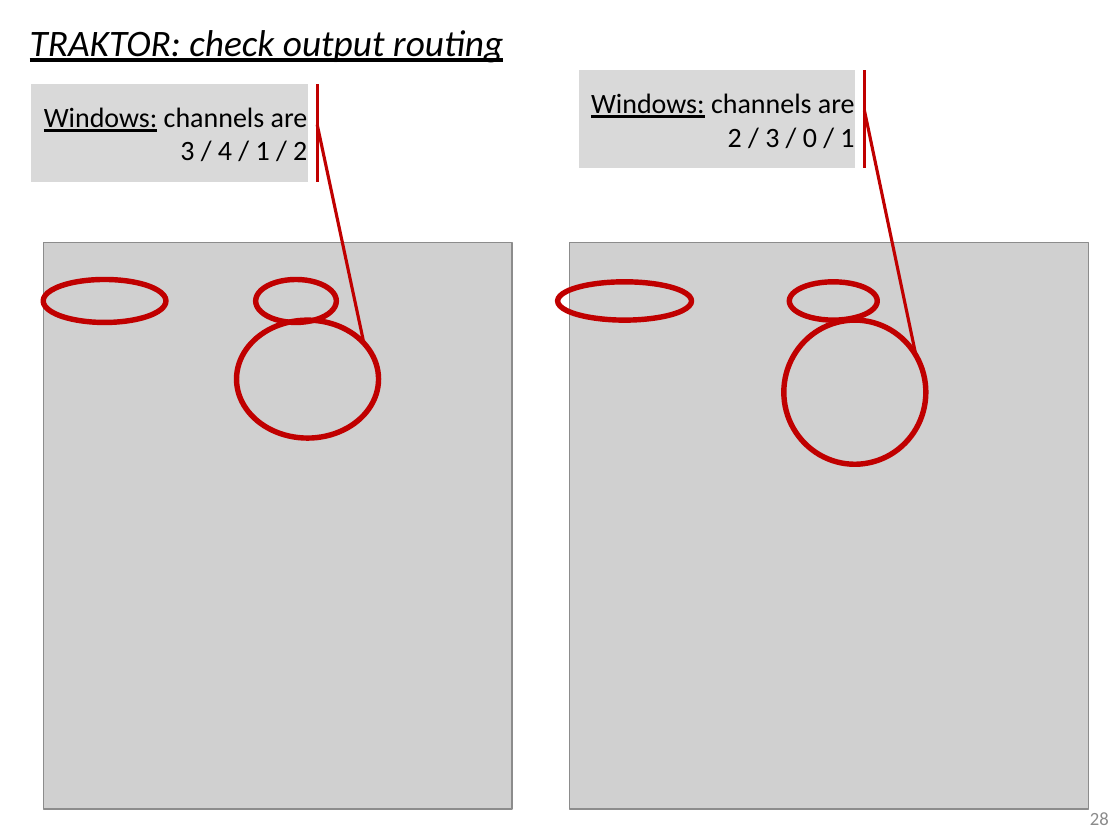
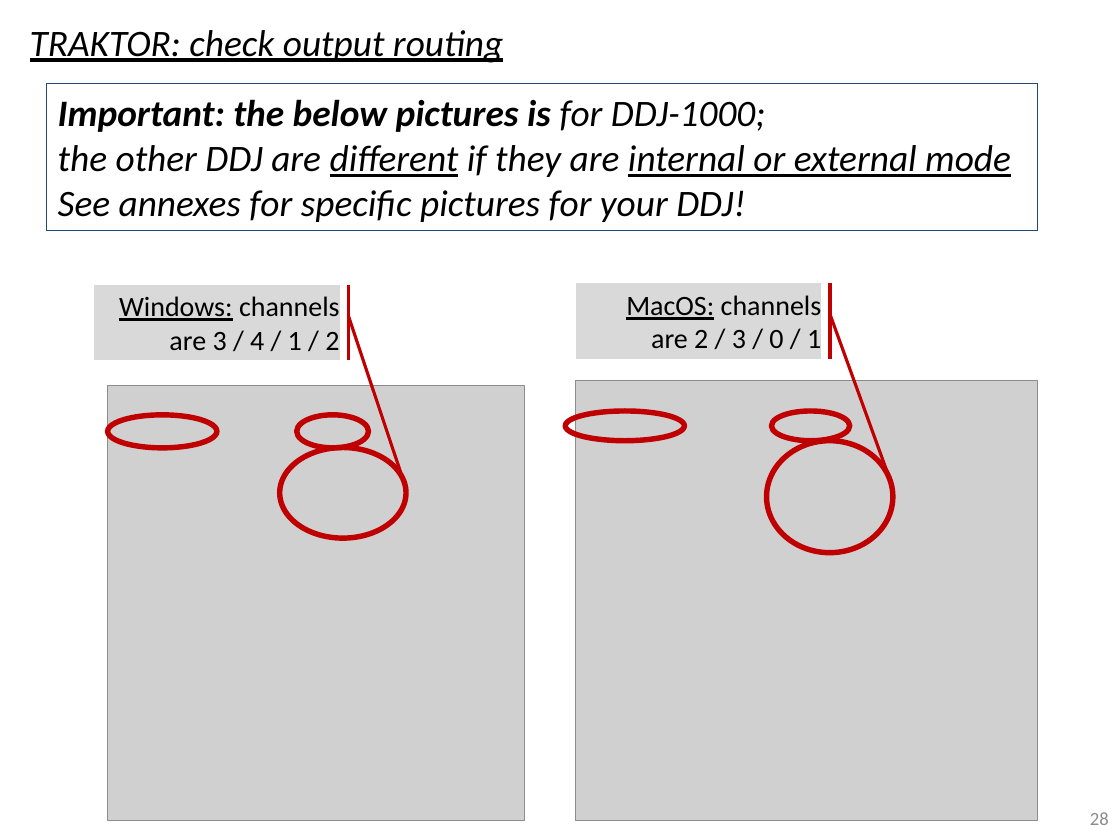
Before and after one commit to pestrela/music, a slide deck: slide 28 of traktor/mapping_ddj_1000/Support files/Source files/DDJ - BOME Installation Guide.pptx. Drawn at 1120x840 pixels with LibreOffice and Linux fonts; fonts in the diff are those of the drawing; grey boxes stand for pictures. Boxes give left, top, right and bottom in pixels: in the first picture for what was removed or moved away, otherwise in the second. Text is boxed around its words. In the diff, an @@ line names an element or a change of style, - is before the commit and + after.

```diff
--- a/traktor/mapping_ddj_1000/Support files/Source files/DDJ - BOME Installation Guide.pptx
+++ b/traktor/mapping_ddj_1000/Support files/Source files/DDJ - BOME Installation Guide.pptx
@@ rectangle added at [47,84,1038,231], outline #1F497D 0.75 pt, 24 pt, text #000000, italic @@
+Important: the below pictures is for DDJ-1000;
+the other DDJ are different if they are internal or external mode See annexes for specific pictures for your DDJ!
@@ accent callout "Windows: channels are 3 / ...": place and size @@
-accent callout "Windows: channels are 3 / ..." at [31,84,308,181]
+accent callout "Windows: channels are 3 / ..." at [94,284,339,360]
@@ accent callout "Windows: channels are 3 / ..." at [94,284,339,360]: proportions changed @@
@@ accent callout "MacOS: channels are 2 / ..." at [576,282,821,358]: proportions changed @@
@@ accent callout "MacOS: channels are 2 / ...": place and size @@
-accent callout "MacOS: channels are 2 / ..." at [579,71,856,168]
+accent callout "MacOS: channels are 2 / ..." at [576,282,821,358]
@@ text in accent callout at [626,295,822,348]: text changed @@
-Windows: channels are
-2 / 3 / 0 / 1
+MacOS: channels
+are 2 / 3 / 0 / 1
@@ picture: place and size @@
-picture at [44,243,513,810]
+picture at [108,385,524,821]
@@ picture: place and size @@
-picture at [569,243,1089,810]
+picture at [576,381,1037,821]
@@ ellipse: place and size @@
-ellipse at [44,280,167,323]
+ellipse at [108,414,217,447]
@@ ellipse: place and size @@
-ellipse at [255,280,336,323]
+ellipse at [297,414,368,447]
@@ ellipse: place and size @@
-ellipse at [558,282,692,320]
+ellipse at [566,411,684,441]
@@ ellipse: place and size @@
-ellipse at [790,282,878,320]
+ellipse at [772,411,850,441]
@@ ellipse: place and size @@
-ellipse at [236,320,379,438]
+ellipse at [280,448,407,539]
@@ ellipse: place and size @@
-ellipse at [784,320,926,465]
+ellipse at [766,440,893,552]
```
Also in this commit, not shown: 17 other slides changed, 5 other files.
